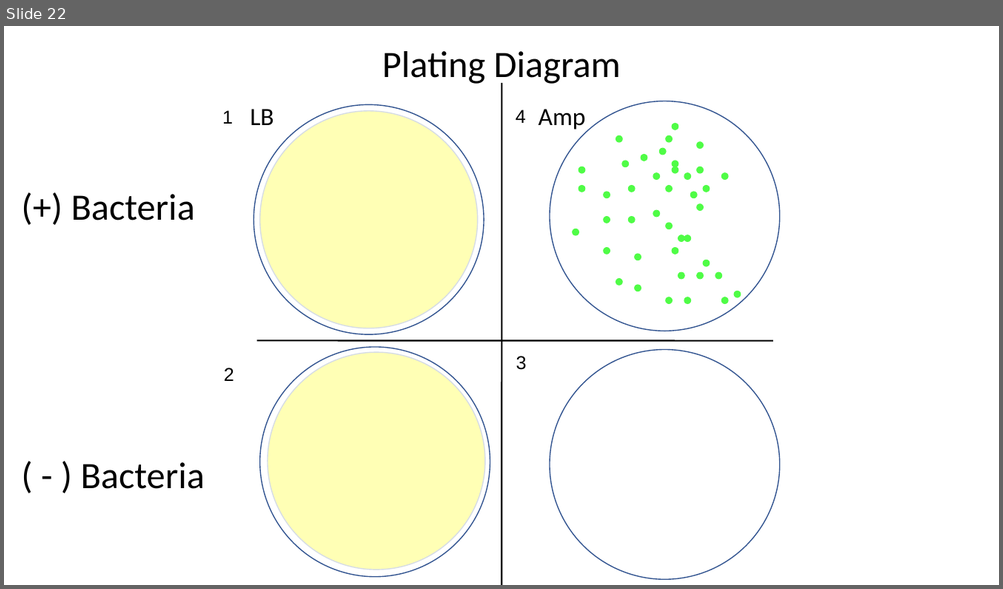
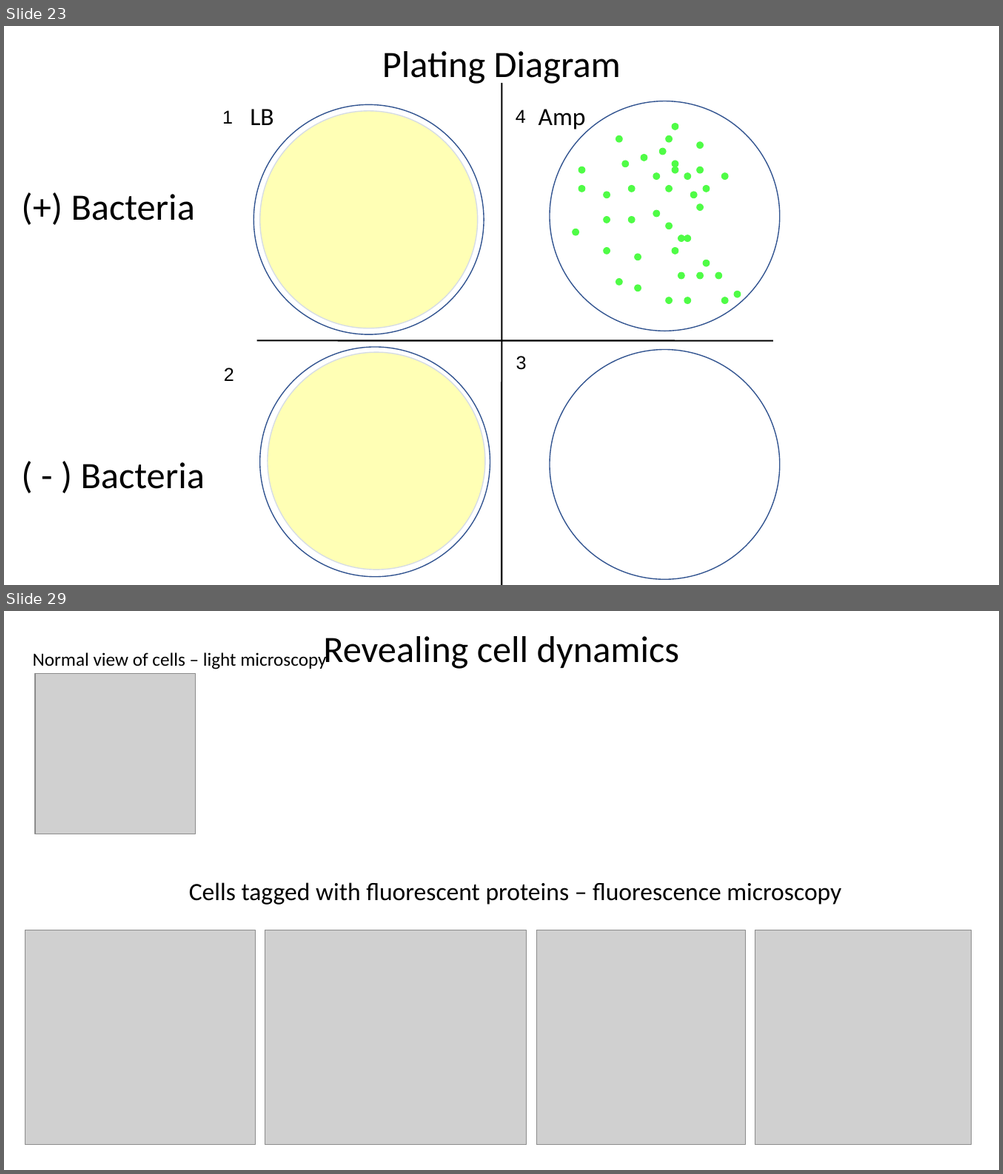
Before and after one commit to JasonJWilliamsNY/science_institute_2021, a slide deck: _includes/slides/bacterial-transformation_II.pptx. Shown one above the other, each under a label of ours: slide 22 before the commit, slides 23 and 29 after it; the slides between them are not shown. The pictures are 1003x589 and 1003x1174 pixels, drawn with LibreOffice and Linux fonts; fonts in the diff are those of the drawing; grey boxes stand for pictures. Boxes give left, top, right and bottom in pixels: in the first picture for what was removed or moved away, otherwise in the second. Text is boxed around its words. In the diff, an @@ line names an element or a change of style, - is before the commit and + after.

```diff
--- a/_includes/slides/bacterial-transformation_II.pptx
+++ b/_includes/slides/bacterial-transformation_II.pptx
@@ slide 29 added at (4, 611, 999, 1170), background #FFFFFF @@
@@ text added at (33, 652, 326, 669), 18 pt, text #000000 @@
+Normal view of cells – light microscopy
@@ text added at (323, 636, 680, 669), 36 pt, text #000000 @@
+Revealing cell dynamics
@@ picture added at (35, 674, 195, 833) @@
@@ text added at (189, 883, 841, 905), 24 pt, text #000000 @@
+Cells tagged with fluorescent proteins – fluorescence microscopy
@@ picture added at (25, 931, 256, 1145) @@
@@ picture added at (265, 931, 526, 1145) @@
@@ picture added at (536, 931, 745, 1145) @@
@@ picture added at (755, 931, 971, 1145) @@
@@ what was slide 22 is now slide 23 @@
```
Also in this commit, not shown: 1 slide changed, 8 other slides added, 5 slides removed, 2 other files.
